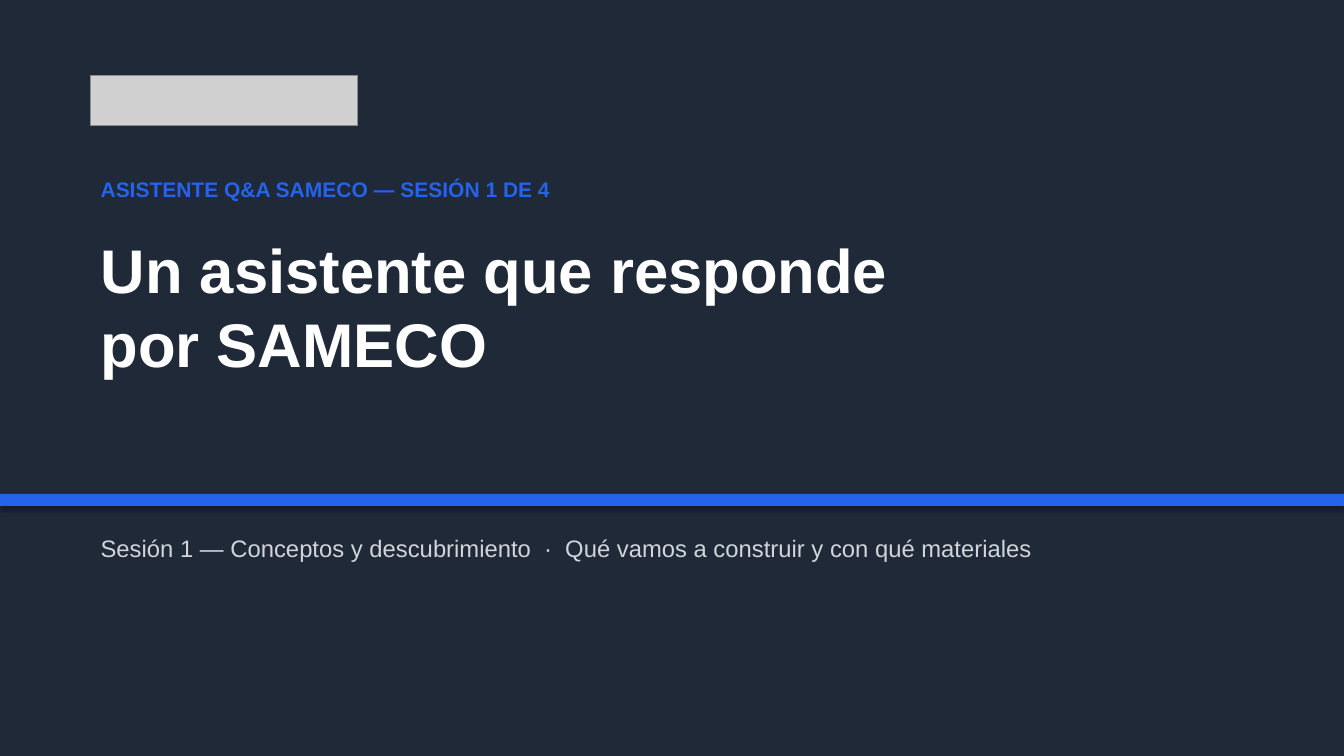
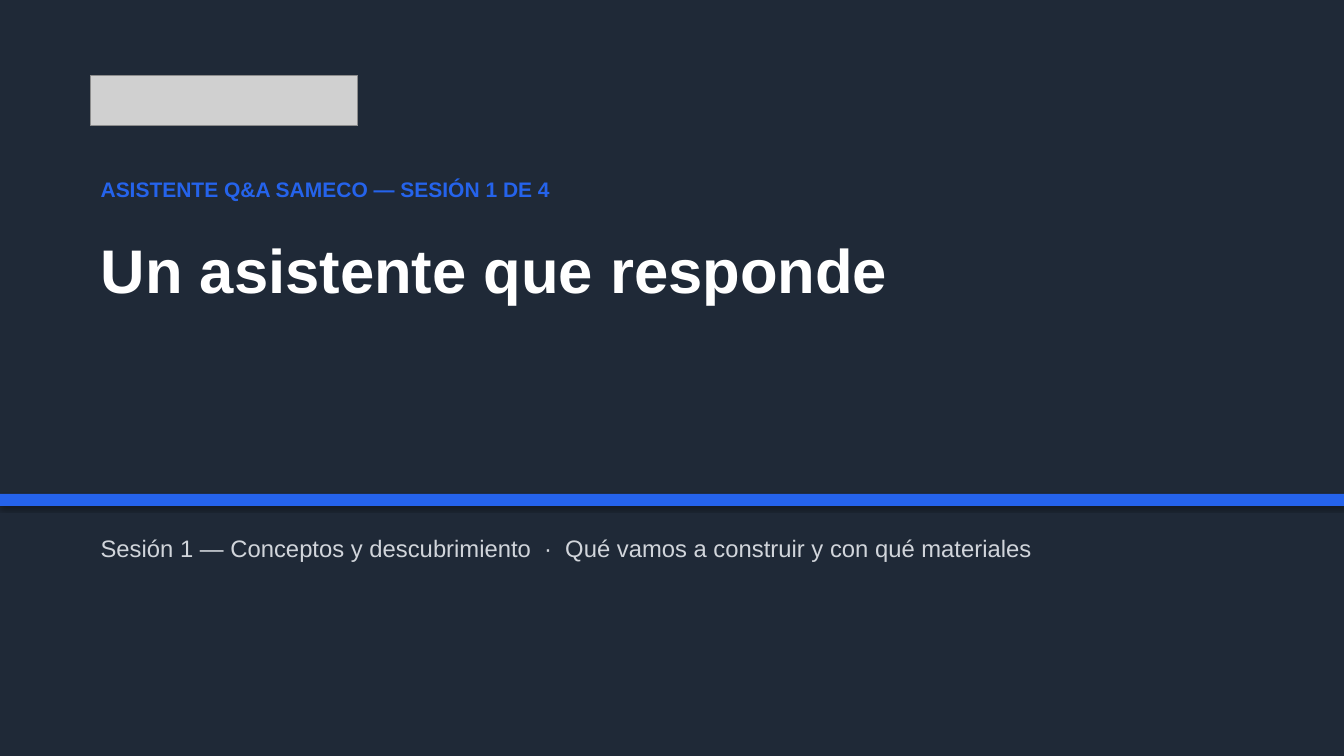
Before and after one commit to aletabu/SAMECO, a slide deck: slide 1 of curso/slides/Sesion_1_Conceptos_y_Descubrimiento.pptx. Drawn at 1344x756 pixels with LibreOffice and Linux fonts; fonts in the diff are those of the drawing; grey boxes stand for pictures. Boxes give left, top, right and bottom in pixels: in the first picture for what was removed or moved away, otherwise in the second. Text is boxed around its words. In the diff, an @@ line names an element or a change of style, - is before the commit and + after.

```diff
--- a/curso/slides/Sesion_1_Conceptos_y_Descubrimiento.pptx
+++ b/curso/slides/Sesion_1_Conceptos_y_Descubrimiento.pptx
@@ text at (x1=101, y1=248, x2=887, y2=305): text changed @@
-Un asistente que responde
-por SAMECO
+Un asistente que responde
```
Also in this commit, not shown: 9 other files.
